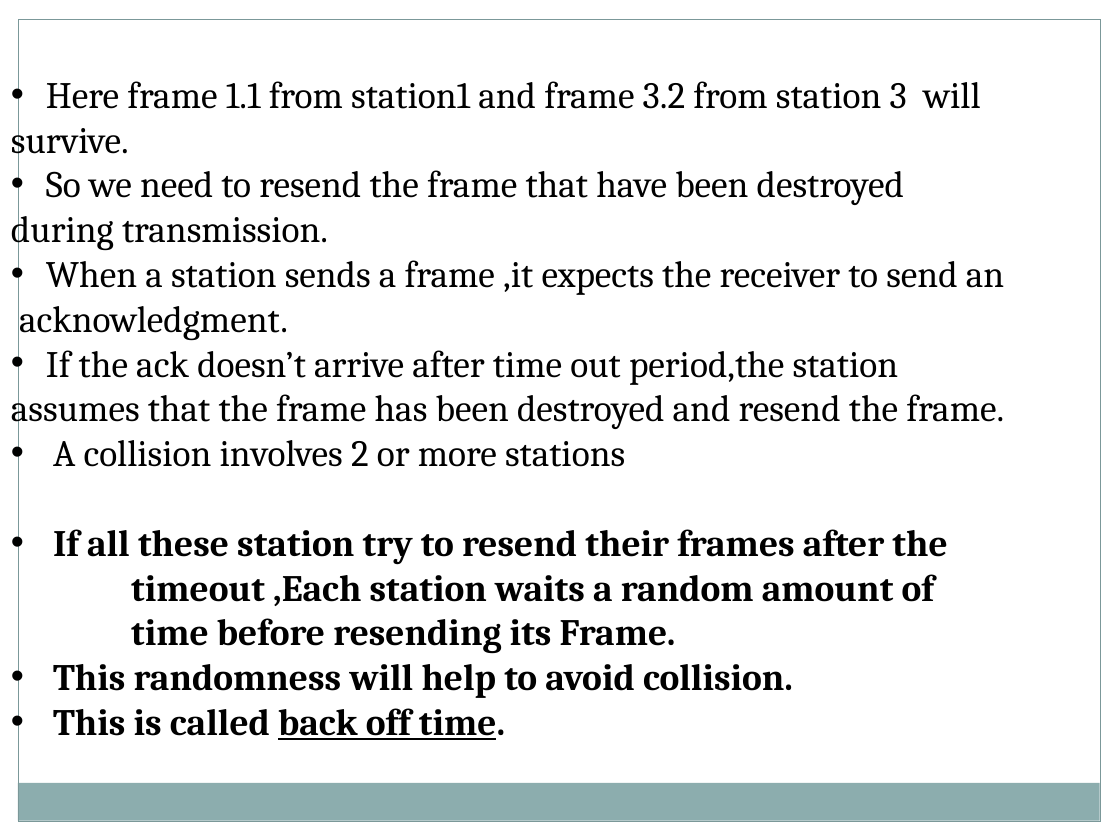
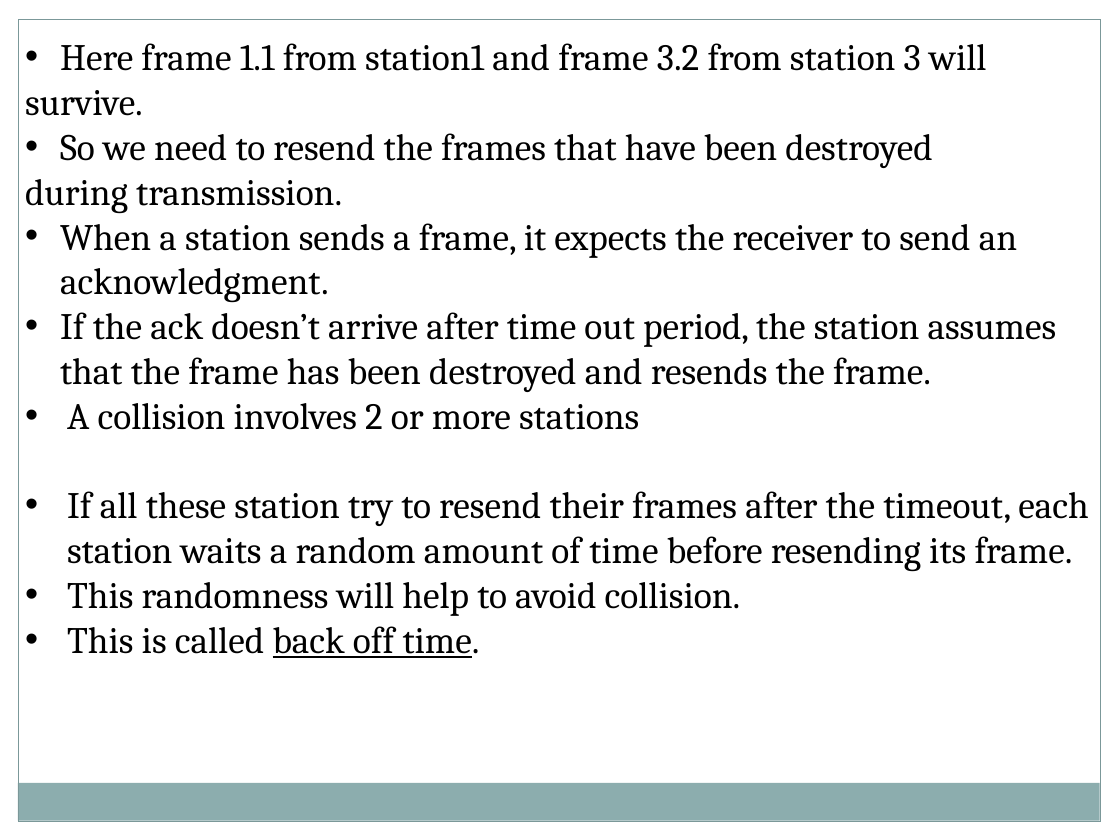
Before and after one commit to GeneralNitin/S6, a slide deck: slide 8 of 03. Computer Networks/PPTs/2.3. MAC.pptx. Drawn at 1120x840 pixels with LibreOffice and Linux fonts; fonts in the diff are those of the drawing. Boxes give left, top, right and bottom in pixels: in the first picture for what was removed or moved away, otherwise in the second. Text is boxed around its words. In the diff, an @@ line names an element or a change of style, - is before the commit and + after.

```diff
--- a/03. Computer Networks/PPTs/2.3. MAC.pptx
+++ b/03. Computer Networks/PPTs/2.3. MAC.pptx
@@ text "Here frame 1.1 from station1 ...": place and size @@
-text "Here frame 1.1 from station1 ..." at [11, 81, 1004, 740]
+text "Here frame 1.1 from station1 ..." at [25, 43, 1088, 658]
@@ text at [60, 133, 932, 168]: text changed @@
-• So we need to resend the frame that have been destroyed
+• So we need to resend the frames that have been destroyed
@@ text at [60, 223, 1057, 392]: text changed @@
-• When a station sends a frame ,it expects the receiver to send an
-acknowledgment.
-• If the ack doesn’t arrive after time out period,the station
-assumes that the frame has been destroyed and resend the frame.
+• When a station sends a frame, it expects the receiver to send an acknowledgment.
+• If the ack doesn’t arrive after time out period, the station assumes that the frame has been destroyed and resends the frame.
@@ text at [67, 491, 1088, 572]: text changed; bold off @@
-• If all these station try to resend their frames after the
-timeout ,Each station waits a random amount of
-time before resending its Frame.
+• If all these station try to resend their frames after the timeout, each station waits a random amount of time before resending its frame.
@@ text at [67, 582, 741, 658]: bold off in "This randomness will help to avoid collision.", "This is called back off time." @@
```
Also in this commit, not shown: 10 other slides changed, 42 other files.
